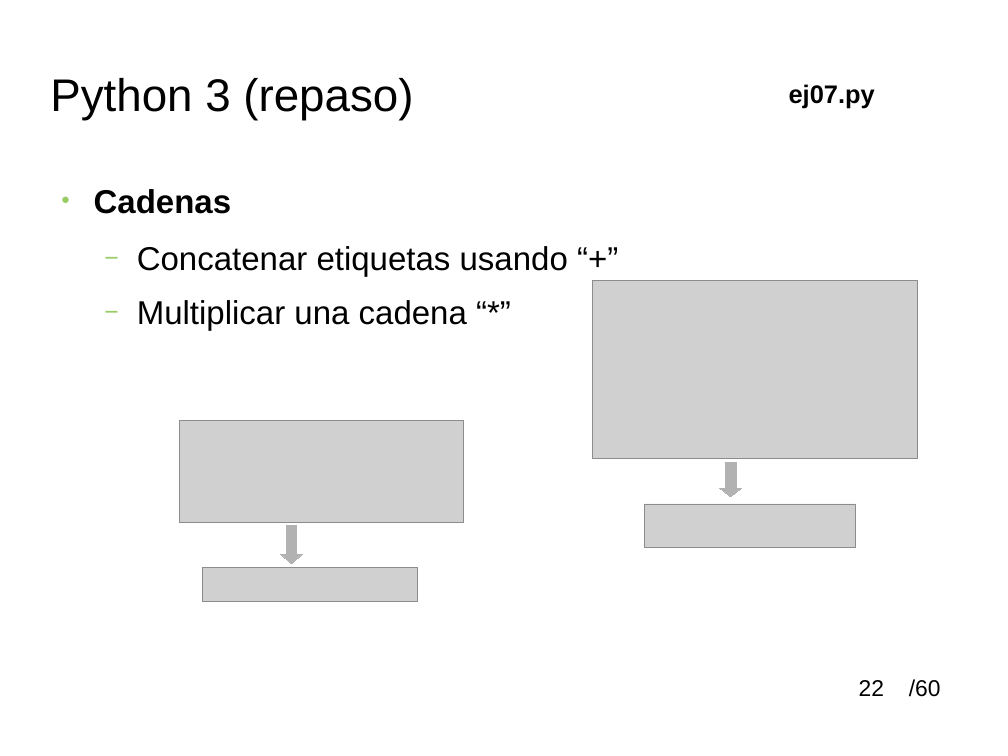
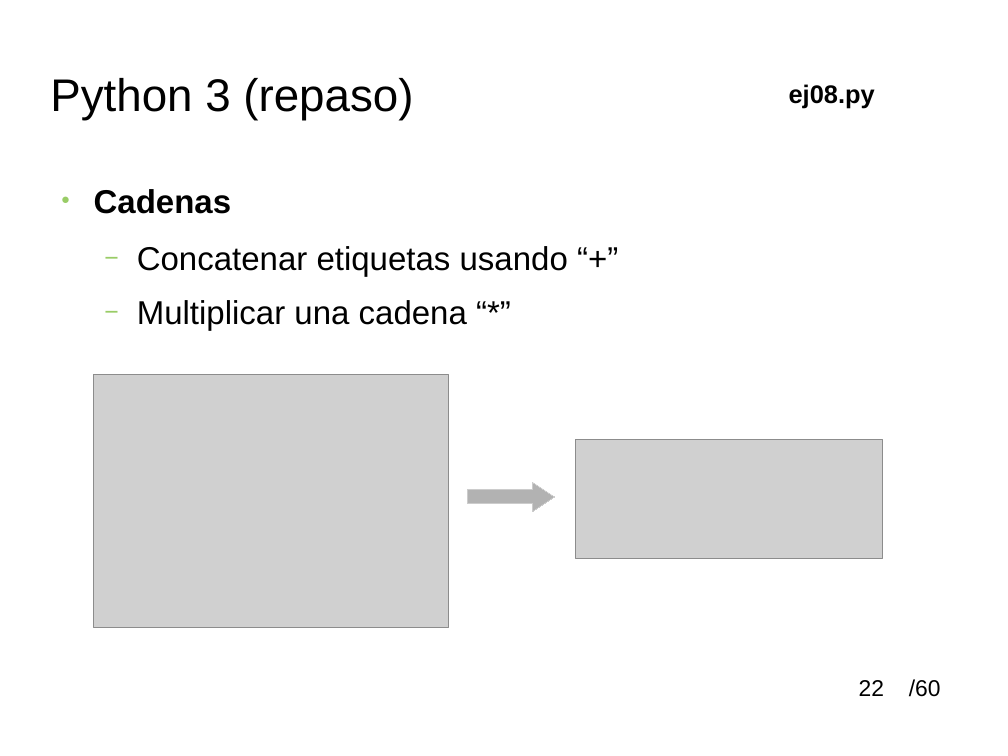
Before and after one commit to soa32123/cursoBasicoPythonSOM, a slide deck: slide 22 of material/python_tutoria_1smr.odp. Drawn at 1008x756 pixels with LibreOffice and Linux fonts; fonts in the diff are those of the drawing; grey boxes stand for pictures; background and template pictures are left out. Boxes give left, top, right and bottom in pixels: in the first picture for what was removed or moved away, otherwise in the second. Text is boxed around its words. In the diff, an @@ line names an element or a change of style, - is before the commit and + after.

```diff
--- a/material/python_tutoria_1smr.odp
+++ b/material/python_tutoria_1smr.odp
@@ text at (789,84,875,108): text changed @@
-ej07.py
+ej08.py
@@ picture: place and size @@
-picture at (593,281,918,459)
+picture at (93,374,448,627)
@@ picture removed at (180,420,464,521) @@
@@ picture: place and size @@
-picture at (645,504,856,547)
+picture at (576,439,883,558)
@@ down arrow removed at (720,463,742,498) @@
@@ right arrow added at (468,483,554,511), fill #B2B2B2, outline #CCCCCC 0 pt @@
@@ down arrow removed at (281,526,303,564) @@
@@ picture removed at (202,568,417,602) @@
```
Also in this commit, not shown: 24 other slides changed, 4 other files.
